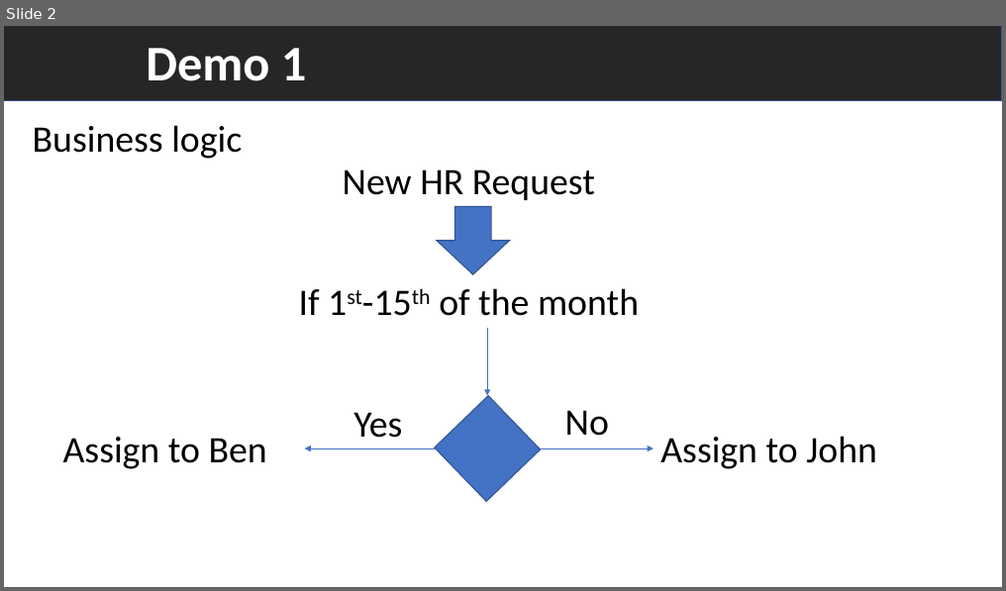
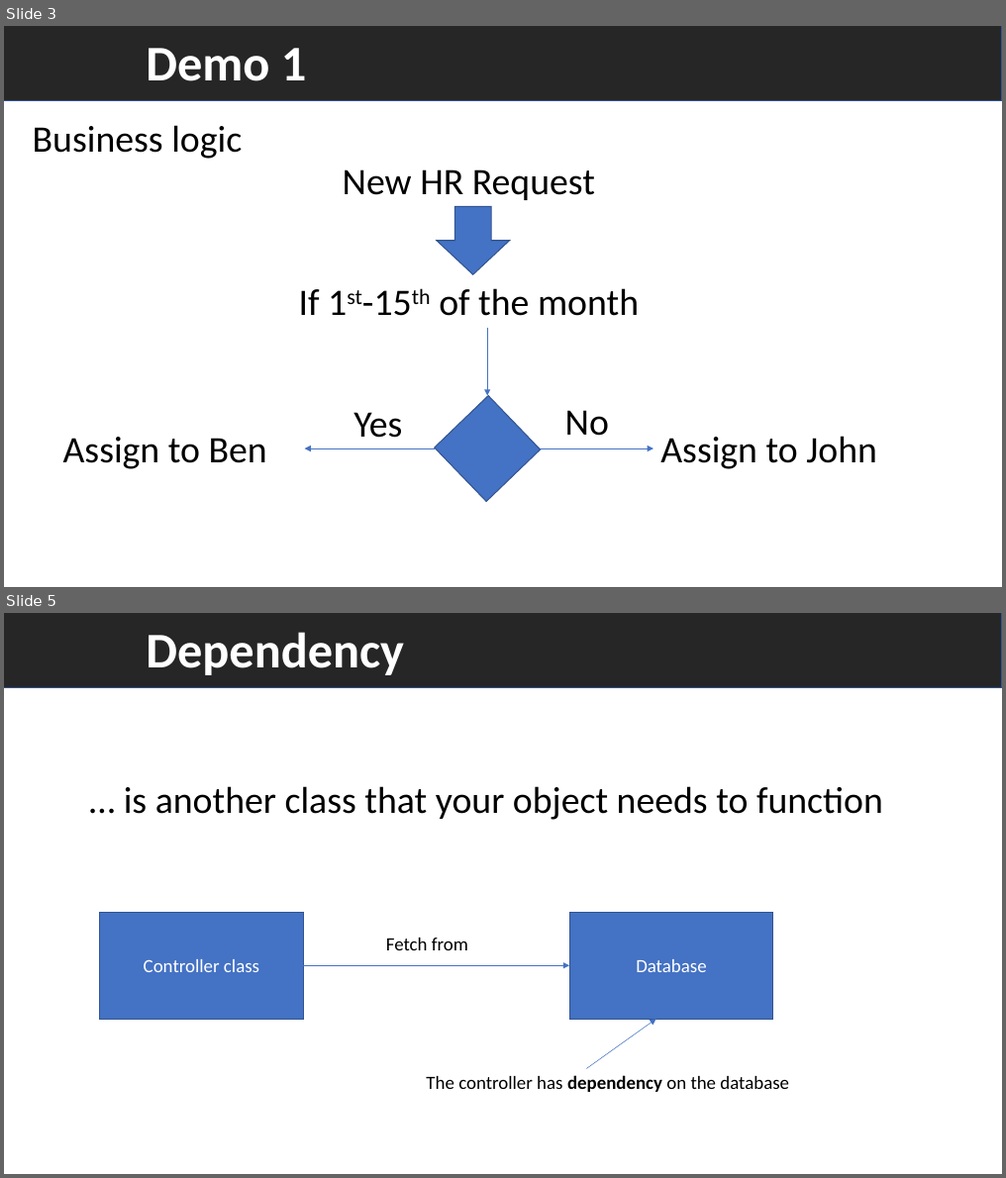
Before and after one commit to VelinGeorgiev/Introduction-Dependency-Injection-ASP.NET-Core, a slide deck: Dependency_Injection.pptx. Shown one above the other, each under a label of ours: slide 2 before the commit, slides 3 and 5 after it; the slides between them are not shown. The pictures are 1006x591 and 1006x1178 pixels, drawn with LibreOffice and Linux fonts; fonts in the diff are those of the drawing. Boxes give left, top, right and bottom in pixels: in the first picture for what was removed or moved away, otherwise in the second. Text is boxed around its words. In the diff, an @@ line names an element or a change of style, - is before the commit and + after.

```diff
--- a/Dependency_Injection.pptx
+++ b/Dependency_Injection.pptx
@@ slide 5 added at bbox=[4, 613, 1002, 1174], background #FFFFFF @@
@@ rectangle added at bbox=[4, 613, 1002, 688], fill #262626, outline #325491 1 pt @@
@@ text added at bbox=[146, 632, 404, 675], 48 pt, text #FFFFFF, bold @@
+Dependency
@@ text added at bbox=[124, 786, 883, 820], 36 pt, text #000000 @@
+… is another class that your object needs to function
@@ rectangle added at bbox=[100, 912, 303, 1020], fill #4472C4, outline #325491 1 pt, 18 pt, text #FFFFFF @@
+Controller class
@@ text added at bbox=[386, 938, 468, 951], 18 pt, text #000000 @@
+Fetch from
@@ rectangle added at bbox=[569, 912, 773, 1020], fill #4472C4, outline #325491 1 pt, 18 pt, text #FFFFFF @@
+Database
@@ arrow added from (303, 965) to (569, 965), #4472C4 0.5 pt @@
@@ arrow added from (586, 1069) to (656, 1020), #4472C4 0.5 pt @@
@@ text added at bbox=[426, 1075, 789, 1092], 18 pt, text #000000 @@
+The controller has dependency on the database
@@ what was slide 2 is now slide 3 @@
```
Also in this commit, not shown: 3 slides changed, 11 other slides added.
